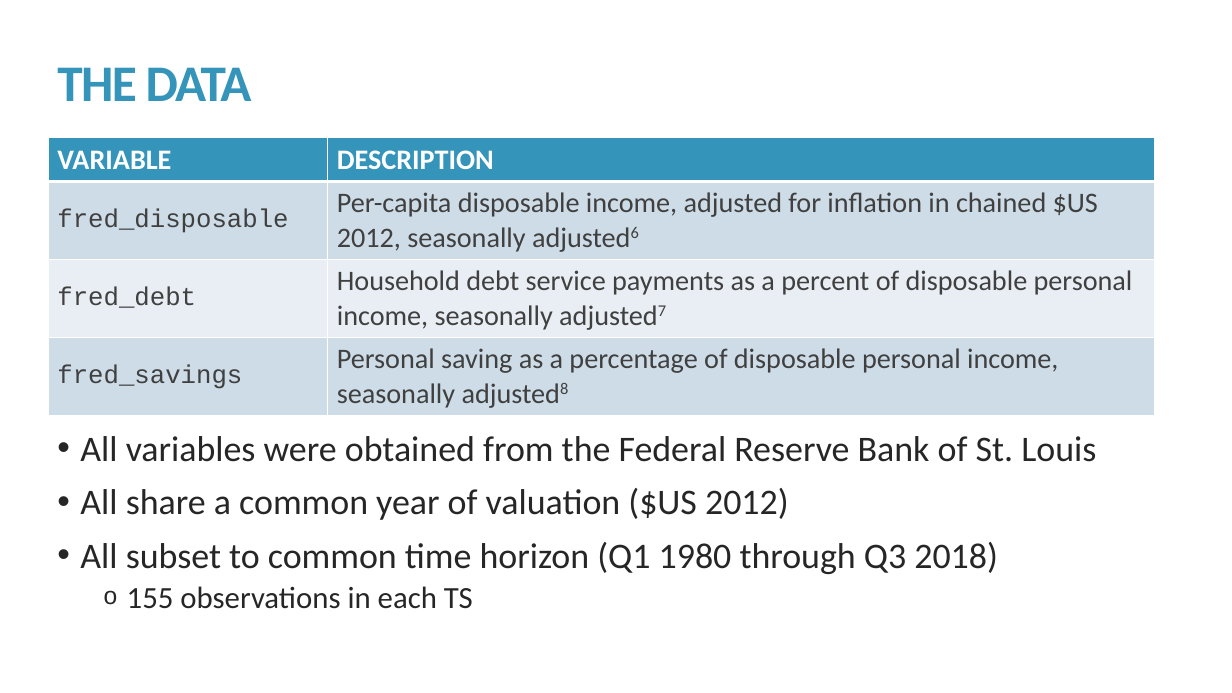
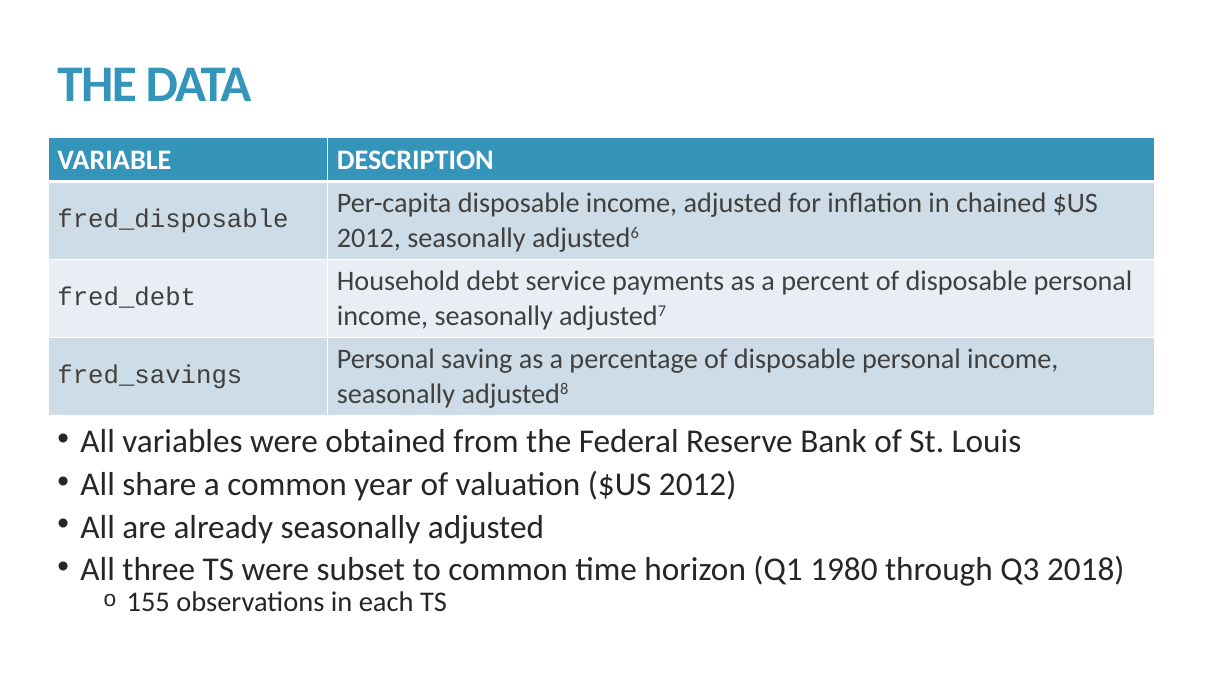
Before and after one commit to kmprioliPROF/MAT_8444_Final_Project, a slide deck: slide 4 of Prioli_Final_Proj.pptx. Drawn at 1232x693 pixels with LibreOffice and Linux fonts; fonts in the diff are those of the drawing. Boxes give left, top, right and bottom in pixels: in the first picture for what was removed or moved away, otherwise in the second. Text is boxed around its words. In the diff, an @@ line names an element or a change of style, - is before the commit and + after.

```diff
--- a/Prioli_Final_Proj.pptx
+++ b/Prioli_Final_Proj.pptx
@@ text at (80,429,1022,611): size 28 to 25.9 pt in "All variables were obtained from the Federal ...", "All share a common year of valuation ..."; size 24 to 22.2 pt in "155 observations in each TS"; line spacing 0.85 to 0.65 @@
@@ text at (80,515,1124,586): text changed; size 28 to 25.9 pt @@
-• All subset to common time horizon (Q1 1980 through Q3 2018)
+• All are already seasonally adjusted
+• All three TS were subset to common time horizon (Q1 1980 through Q3 2018)
```
Also in this commit, not shown: 8 other slides changed.
